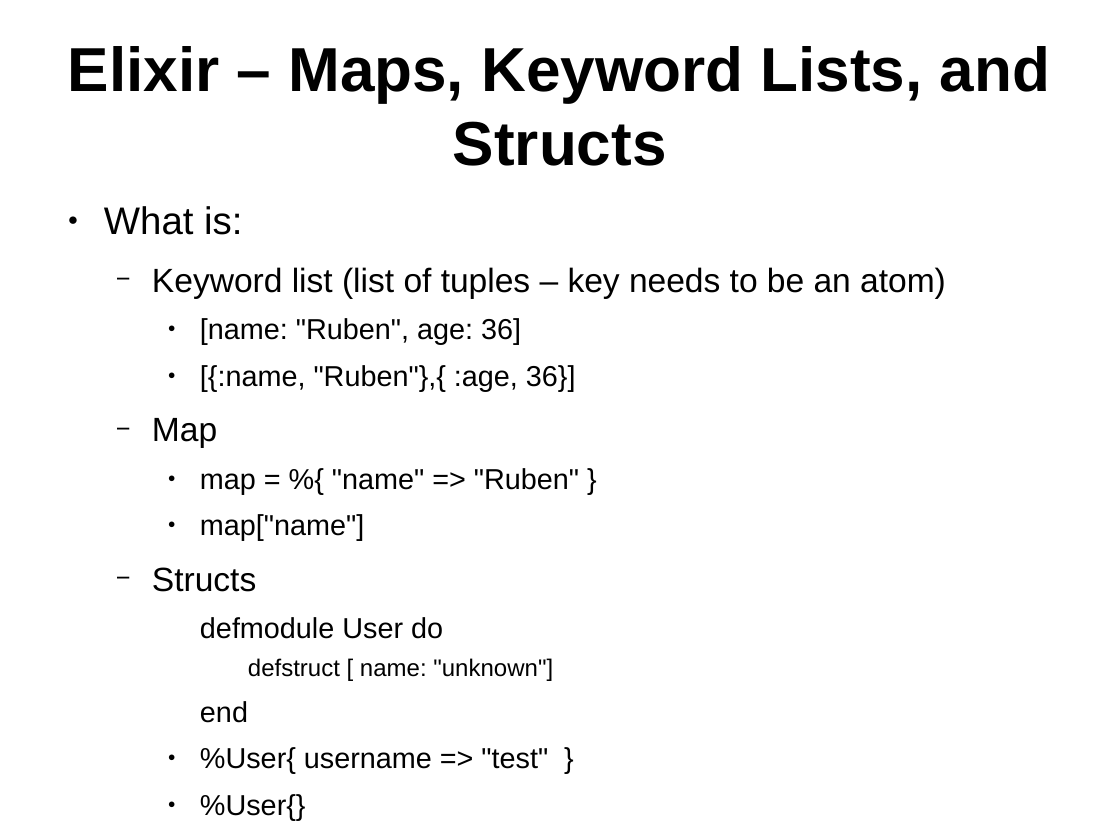
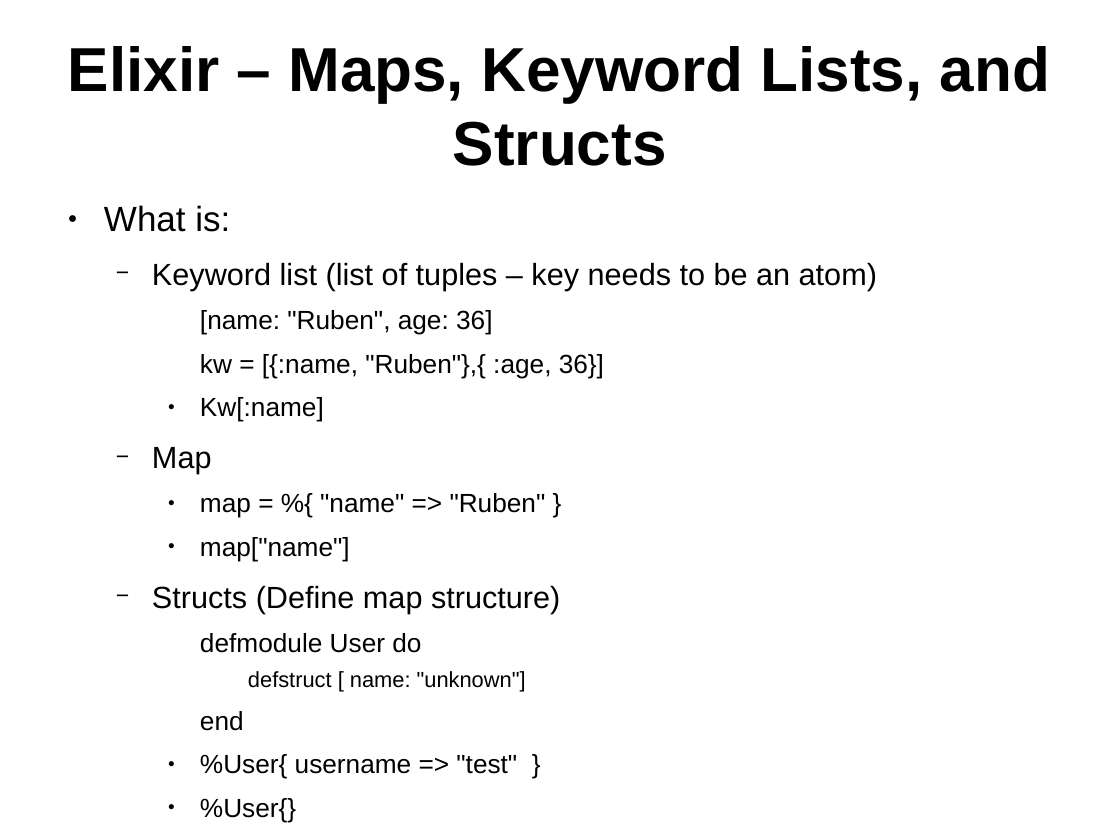
Before and after one commit to ramortegui/talks, a slide deck: slide 16 of elixir-basics.odp. Drawn at 1120x840 pixels with LibreOffice and Linux fonts; fonts in the diff are those of the drawing. Boxes give left, top, right and bottom in pixels: in the first picture for what was removed or moved away, otherwise in the second. Text is boxed around its words. In the diff, an @@ line names an element or a change of style, - is before the commit and + after.

```diff
--- a/elixir-basics.odp
+++ b/elixir-basics.odp
@@ text at [104, 205, 877, 822]: size 27.2 to 24.8 pt in "What is:"; size 23.8 to 21.7 pt in "Keyword list (list of tuples – key ...", "Map"; size 20.4 to 18.6 pt in "[name: "Ruben", age: 36]", "map = %{ "name" => "Ruben" }", "map["name"]", "defmodule User do" and 3 more places; size 17 to 15.5 pt in "defstruct [ name: "unknown"]"; bullet ● to none @@
@@ text at [200, 354, 604, 422]: text changed; size 20.4 to 18.6 pt @@
-    ● [{:name, "Ruben"},{ :age, 36}]
+    kw = [{:name, "Ruben"},{ :age, 36}]
+    ● Kw[:name]
@@ text at [152, 585, 560, 613]: text changed; size 23.8 to 21.7 pt @@
-  − Structs
+  − Structs (Define map structure)
```
Also in this commit, not shown: 7 other slides changed.
